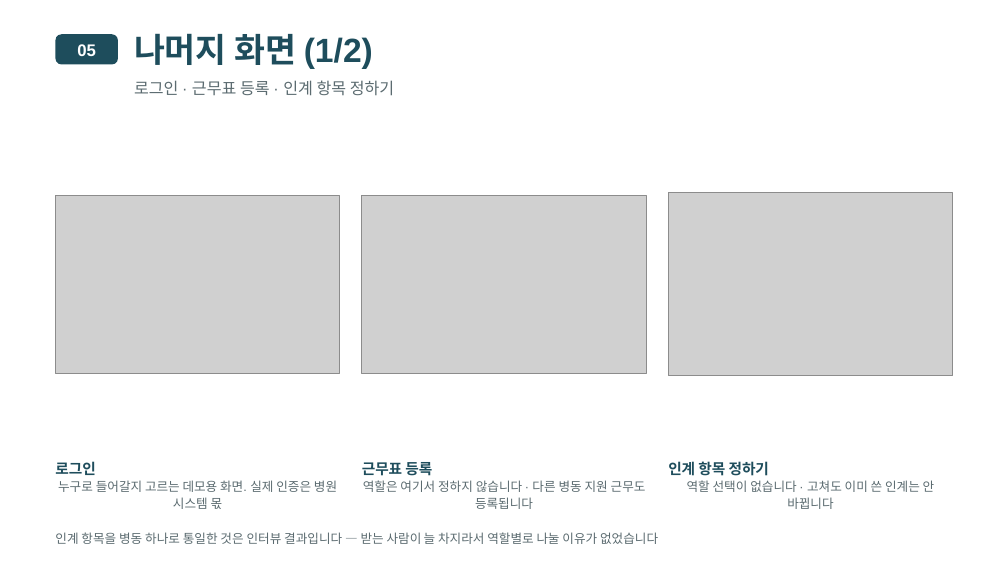
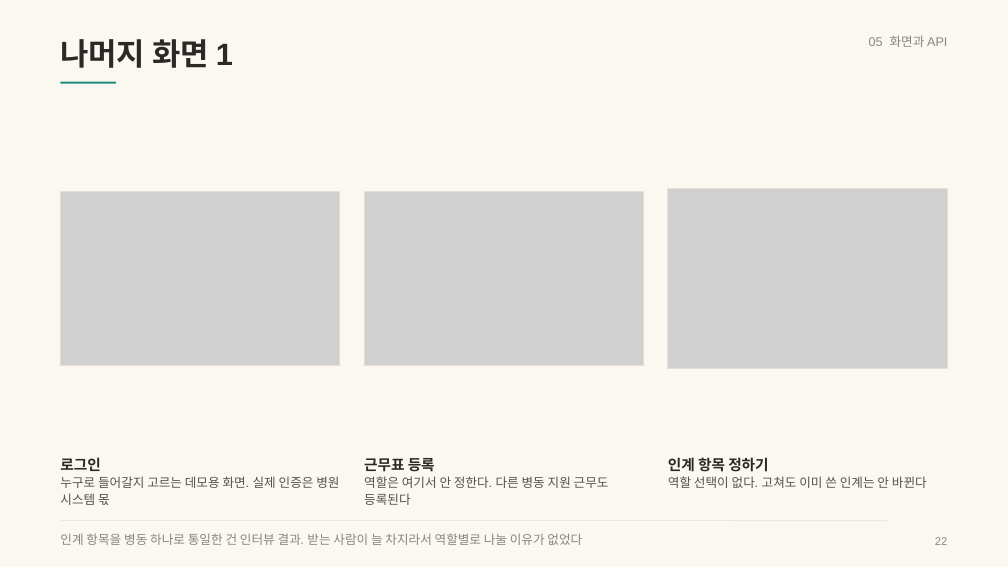
Before and after one commit to wodnjs2020136144/skala-webservice-mini, a slide deck: slide 22 of deliverables/10반_황재원_너와나의인계고리-개요.pptx. Drawn at 1008x567 pixels with LibreOffice and Linux fonts; fonts in the diff are those of the drawing; grey boxes stand for pictures. Boxes give left, top, right and bottom in pixels: in the first picture for what was removed or moved away, otherwise in the second. Text is boxed around its words. In the diff, an @@ line names an element or a change of style, - is before the commit and + after.

```diff
--- a/deliverables/10반_황재원_너와나의인계고리-개요.pptx
+++ b/deliverables/10반_황재원_너와나의인계고리-개요.pptx
@@ background #FFFFFF to #FBF8F2 @@
@@ rounded rectangle removed at <box>55,34,118,65</box> @@
@@ text at <box>60,39,233,68</box>: text changed; size 24 to 22 pt; text colour #1E4D5C to #2A2926 @@
-나머지 화면 (1/2)
+나머지 화면 1
@@ text at <box>869,35,947,47</box>: text changed; size 12 to 9 pt; text colour #FFFFFF to #8A867C; bold off @@
-05
+05 화면과 API
@@ line added from (60, 83) to (116, 83), #1F8A7E 1.5 pt @@
@@ text removed at <box>134,80,395,96</box> @@
-로그인 · 근무표 등록 · 인계 항목 정하기
@@ picture: place and size @@
-picture at <box>55,196,340,373</box>
+picture at <box>60,192,340,366</box>
@@ rectangle added at <box>60,192,340,366</box>, outline #E6E0D4 0.75 pt @@
@@ picture: place and size @@
-picture at <box>362,196,646,373</box>
+picture at <box>364,192,643,366</box>
@@ rectangle added at <box>364,192,643,366</box>, outline #E6E0D4 0.75 pt @@
@@ picture: place and size @@
-picture at <box>668,193,953,376</box>
+picture at <box>668,188,948,369</box>
@@ rectangle added at <box>668,188,948,369</box>, outline #E6E0D4 0.75 pt @@
@@ text "로그인 누구로 들어갈지 고르는 데모용 ..." at <box>60,457,339,505</box>: text colour #1E4D5C to #2A2926 in "로그인"; text colour #5B6B70 to #55524B; alignment centre to left @@
@@ text at <box>364,458,609,505</box>: text changed; text colour #5B6B70 to #55524B @@
-근무표 등록
-역할은 여기서 정하지 않습니다 · 다른 병동 지원 근무도 등록됩니다
+근무표 등록
+역할은 여기서 안 정한다. 다른 병동 지원 근무도 등록된다
@@ text at <box>668,457,927,488</box>: text changed; text colour #5B6B70 to #55524B @@
-인계 항목 정하기
-역할 선택이 없습니다 · 고쳐도 이미 쓴 인계는 안 바뀝니다
+인계 항목 정하기
+역할 선택이 없다. 고쳐도 이미 쓴 인계는 안 바뀐다
@@ text at <box>60,533,582,545</box>: text changed; text colour #5B6B70 to #8A867C @@
-인계 항목을 병동 하나로 통일한 것은 인터뷰 결과입니다 — 받는 사람이 늘 차지라서 역할별로 나눌 이유가 없었습니다
+인계 항목을 병동 하나로 통일한 건 인터뷰 결과. 받는 사람이 늘 차지라서 역할별로 나눌 이유가 없었다
@@ line added from (60, 521) to (887, 521), #E6E0D4 0.5 pt @@
@@ text added at <box>935,537,947,545</box>, 8 pt, text #8A867C @@
+22
```
Also in this commit, not shown: 35 other slides changed, 6 other files.
